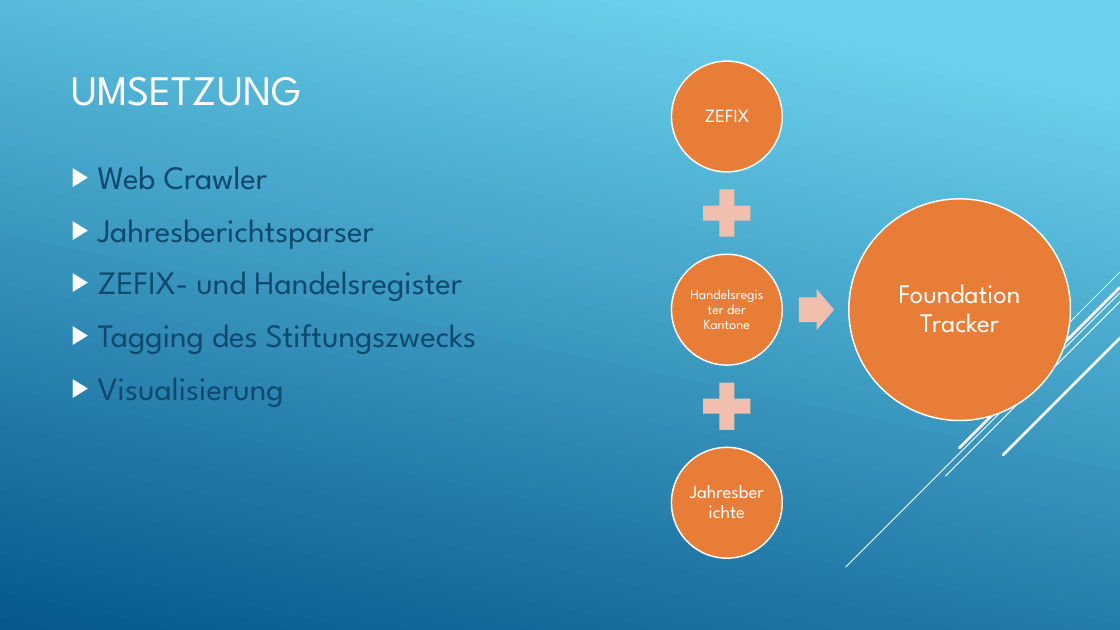
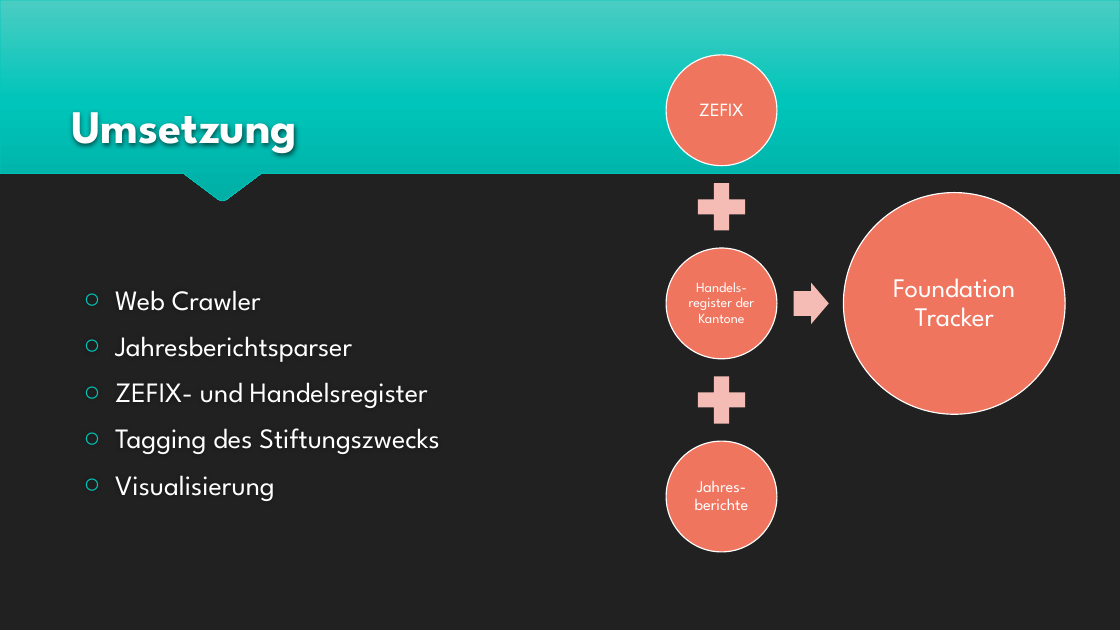
Before and after one commit to benwasd/baernhaeckt18, a slide deck: slide 4 of Foundation Tracker.pptx (slide 3 before the commit). Drawn at 1120x630 pixels with LibreOffice and Linux fonts; fonts in the diff are those of the drawing. Boxes give left, top, right and bottom in pixels: in the first picture for what was removed or moved away, otherwise in the second. Text is boxed around its words. In the diff, an @@ line names an element or a change of style, - is before the commit and + after.

Commit message:
doc, presentation

```diff
--- a/Foundation Tracker.pptx
+++ b/Foundation Tracker.pptx
@@ background gradient #6ED2EB to #06588E to #212121 @@
@@ freeform shape added at [0, 0, 1120, 201], fill gradient #4BCEC3 to #00C6BB to #00B0A6, outline #00C6BB 0.5 pt @@
@@ title "Umsetzung" at [71, 112, 297, 157]: vertical alignment middle to bottom @@
@@ 4 ellipses, 2 texts, 2 plus signs, 1 right arrow: place and size @@
-4 ellipses, 2 texts, 2 plus signs, 1 right arrow at [671, 61, 1070, 559]
+4 ellipses, 2 texts, 2 plus signs, 1 right arrow at [666, 55, 1065, 552]
@@ fill #E87D37 to #EF755F; outline #FFFFFF 1.25 pt to #FFFFFF 1 pt in 4 elements at [666, 248, 777, 359], [666, 441, 777, 552], [844, 192, 1065, 414], [666, 55, 777, 166] @@
@@ title at [71, 112, 297, 157]: text changed; size 36 to 40 pt; text colour #FFFFFF to #FEFEFE; bold on @@
-UMSETZUNG
+Umsetzung
@@ text "Web Crawler": place and size @@
-text "Web Crawler" at [98, 166, 476, 407]
+text "Web Crawler" at [115, 290, 440, 501]
@@ text "Web Crawler" at [115, 290, 440, 501]: size 28 to 24 pt, text colour #0F496F to #FFFFFF; bullet ▶ to ○; bullet colour #FFFFFF to #00C6BB @@
@@ text at [689, 282, 755, 323]: text changed @@
-Handelsregister der Kantone
+Handels-register der Kantone
@@ fill #F2BFAE to #F6BDB6 in 3 elements at [690, 175, 755, 239], [690, 368, 755, 433], [794, 283, 829, 324] @@
@@ group removed at [846, 272, 1120, 567]: 5 lines @@
@@ text removed at [688, 464, 766, 542] @@
-Jahresberichte
@@ text added at [695, 481, 749, 510], 14 pt, text #FFFFFF @@
+Jahres-berichte
```
Also in this commit, not shown: 3 other slides changed, 4 slides added, 1 slide removed, 1 other file.
